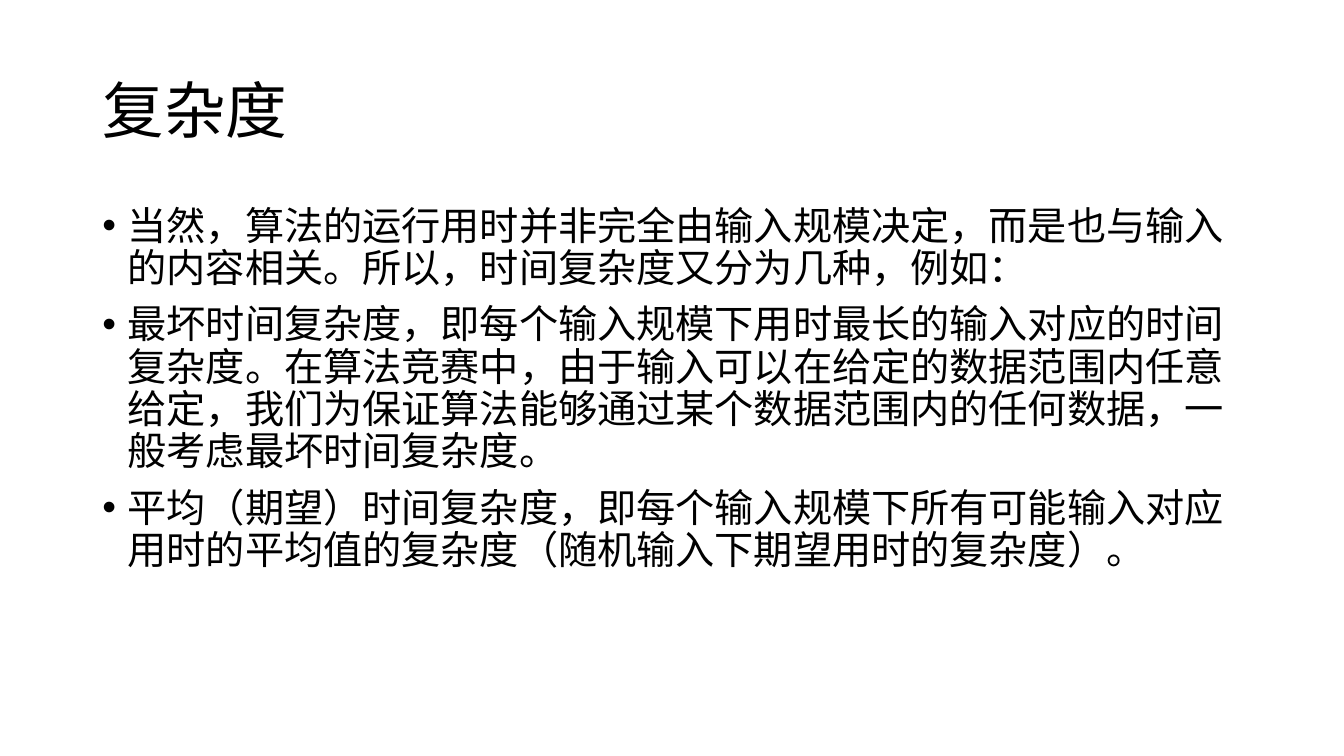
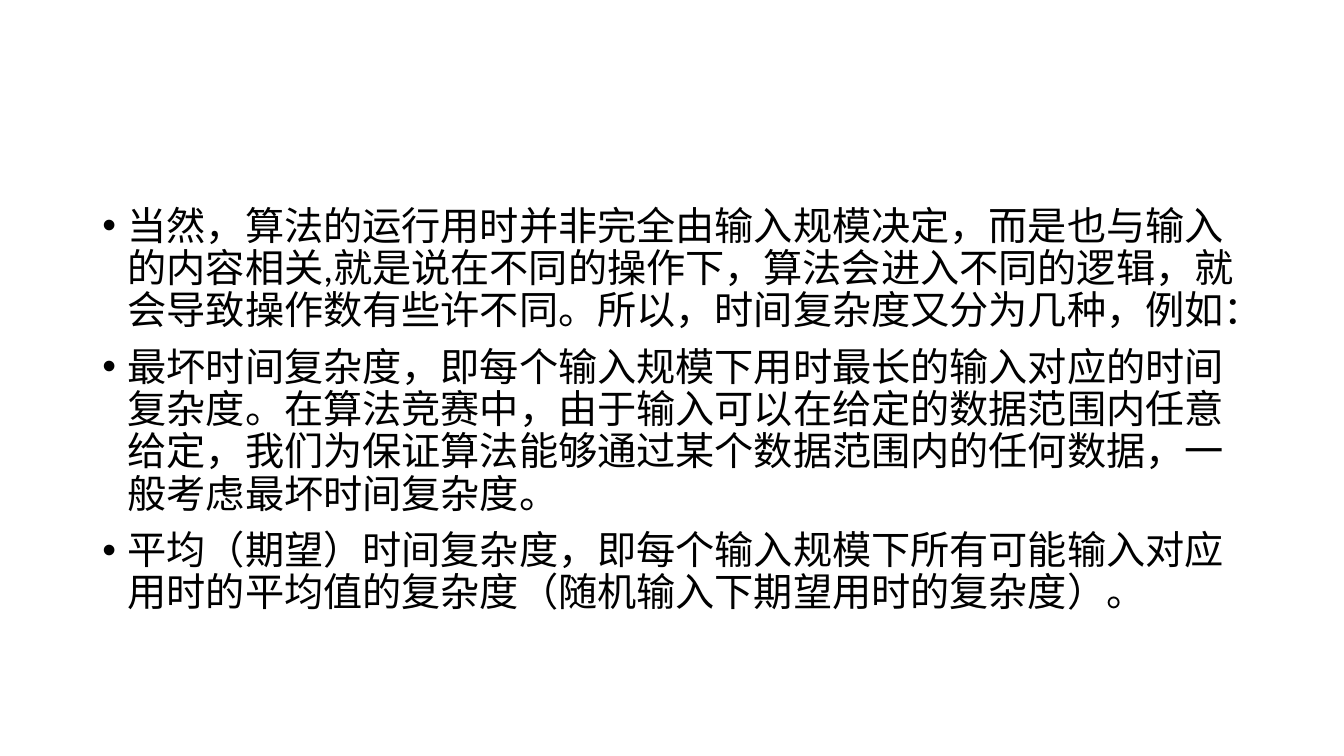
Before and after one commit to ztg-666/suanfa, a slide deck: slide 5 of 算法竞赛ppt/004_复杂度.pptx. Drawn at 1344x756 pixels with LibreOffice and Linux fonts; fonts in the diff are those of the drawing. Boxes give left, top, right and bottom in pixels: in the first picture for what was removed or moved away, otherwise in the second. Text is boxed around its words. In the diff, an @@ line names an element or a change of style, - is before the commit and + after.

```diff
--- a/算法竞赛ppt/004_复杂度.pptx
+++ b/算法竞赛ppt/004_复杂度.pptx
@@ title removed at <box>102,81,287,138</box> @@
-复杂度
@@ text at <box>128,206,1263,328</box>: text changed @@
-• 当然，算法的运行用时并非完全由输入规模决定，而是也与输入的内容相关。所以，时间复杂度又分为几种，例如：
+• 当然，算法的运行用时并非完全由输入规模决定，而是也与输入的内容相关,就是说在不同的操作下，算法会进入不同的逻辑，就会导致操作数有些许不同。所以，时间复杂度又分为几种，例如：
```
Also in this commit, not shown: 3 other slides changed, 3 other files.
